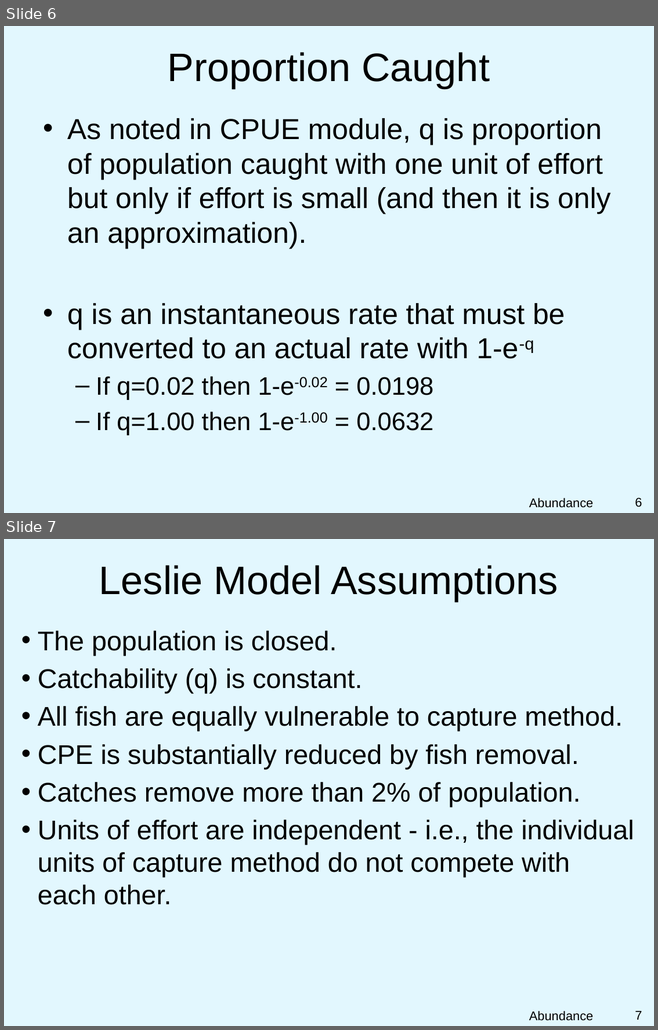
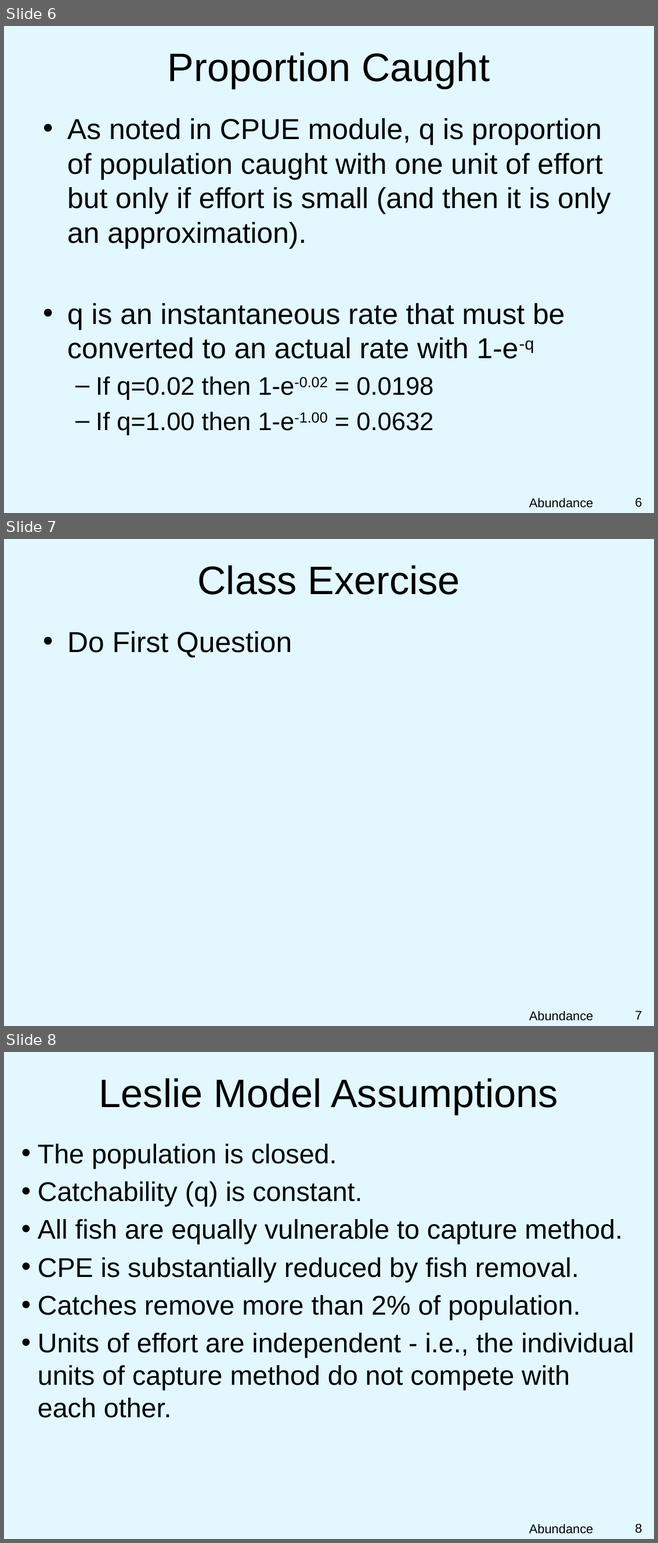
Before and after one commit to droglenc/NCNRS349, a slide deck: modules/PPT/Depletion.pptx. Shown one above the other, each under a label of ours: slides 6 and 7 before the commit, slides 6, 7 and 8 after it. The pictures are 658x1030 and 658x1543 pixels, drawn with LibreOffice and Linux fonts; fonts in the diff are those of the drawing; background and template pictures are left out. Boxes give left, top, right and bottom in pixels: in the first picture for what was removed or moved away, otherwise in the second. Text is boxed around its words. In the diff, an @@ line names an element or a change of style, - is before the commit and + after.

```diff
--- a/modules/PPT/Depletion.pptx
+++ b/modules/PPT/Depletion.pptx
@@ slide 7 added at (x1=4, y1=539, x2=654, y2=1026), background picture (left out) @@
@@ title added at (x1=197, y1=565, x2=459, y2=595), 44 pt, text #000000 @@
+Class Exercise
@@ text added at (x1=67, y1=631, x2=292, y2=658), 32 pt, text #000000 @@
+• Do First Question
@@ text added at (x1=529, y1=1011, x2=593, y2=1021), 14 pt, text #000000 @@
+Abundance
@@ page number added at (x1=634, y1=1011, x2=641, y2=1020), 14 pt, text #000000 @@
+7
@@ what was slide 7 is now slide 8 @@
@@ page number at (x1=634, y1=1524, x2=641, y2=1533): text changed @@
-7
+8
```
Also in this commit, not shown: 1 other slide added, 3 other files.
